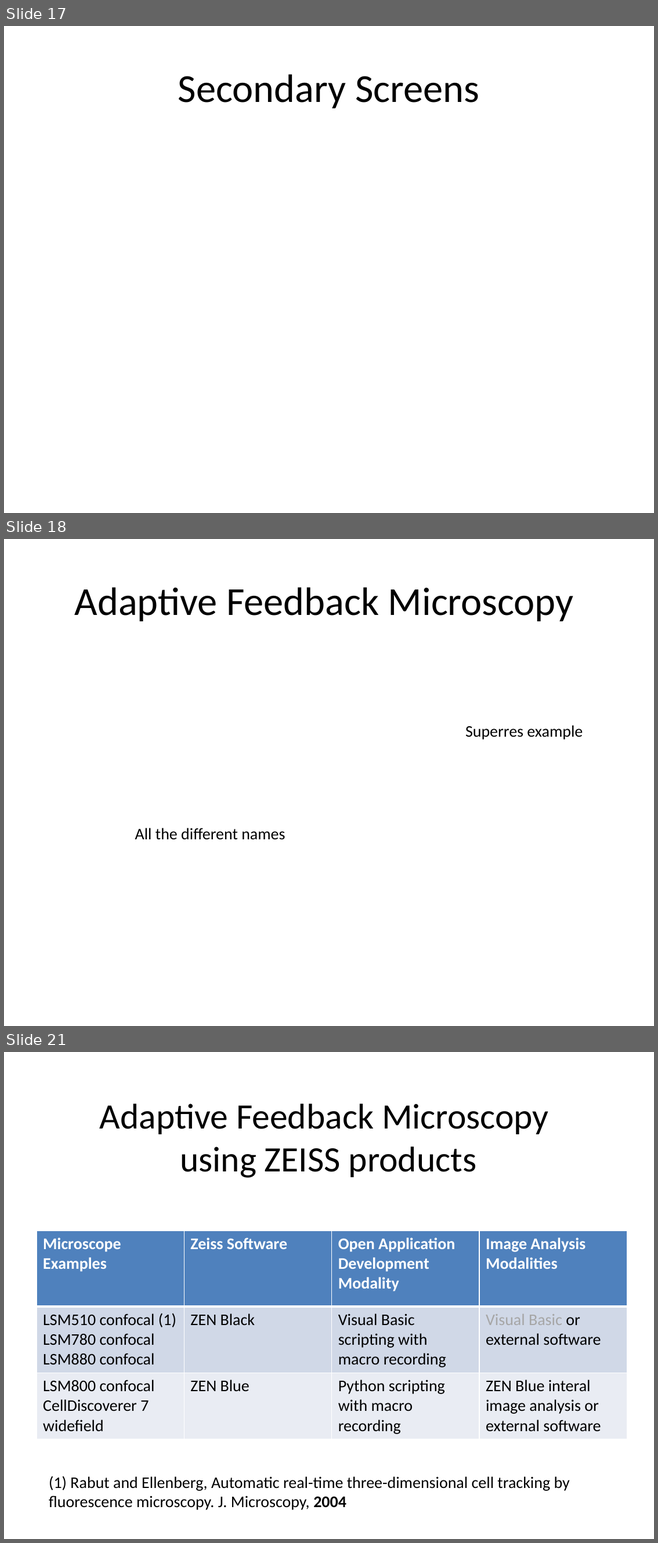
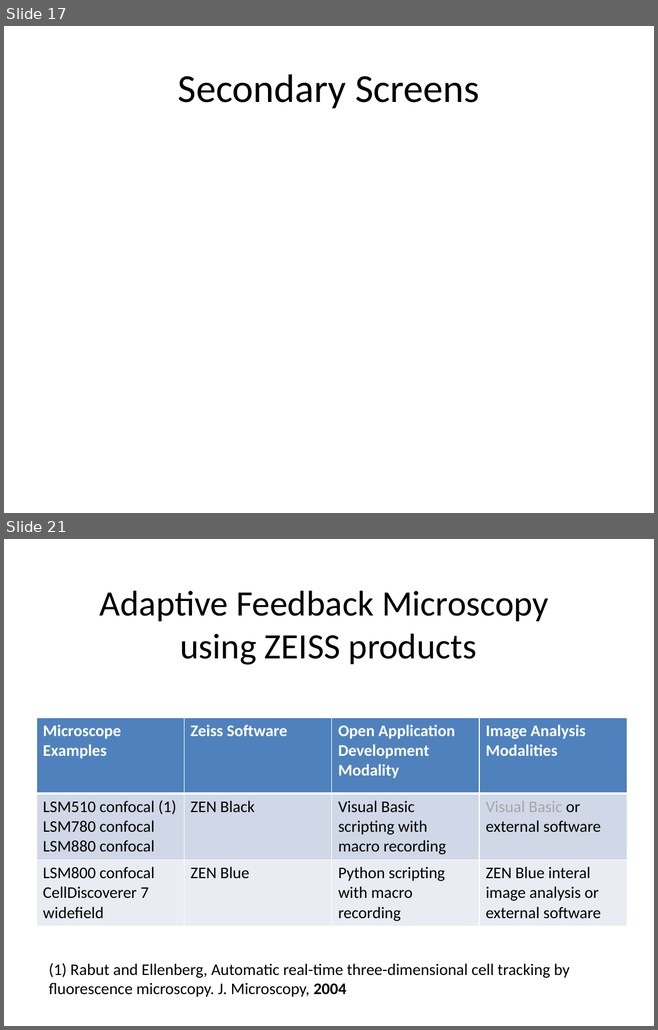
Before and after one commit to tischi/talk-2016-ASCB, a slide deck: 2016-12-07--Tischi--ASCB--ZEISS.pptx. Shown one above the other, each under a label of ours: slides 17, 18 and 21 before the commit, slides 17 and 21 after it; the slides between them are not shown. The pictures are 658x1543 and 658x1030 pixels, drawn with LibreOffice and Linux fonts; fonts in the diff are those of the drawing. Boxes give left, top, right and bottom in pixels: in the first picture for what was removed or moved away, otherwise in the second. Text is boxed around its words. In the diff, an @@ line names an element or a change of style, - is before the commit and + after.

```diff
--- a/2016-12-07--Tischi--ASCB--ZEISS.pptx
+++ b/2016-12-07--Tischi--ASCB--ZEISS.pptx
@@ slide 18 removed at box(4, 539, 654, 1026), background #FFFFFF @@
@@ title removed at box(75, 587, 574, 621) @@
-Adaptive Feedback Microscopy
@@ text removed at box(465, 725, 582, 740) @@
-Superres example
@@ text removed at box(135, 828, 285, 840) @@
-All the different names
```
Also in this commit, not shown: 1 slide changed, 5 slides added, 2 other slides removed.
